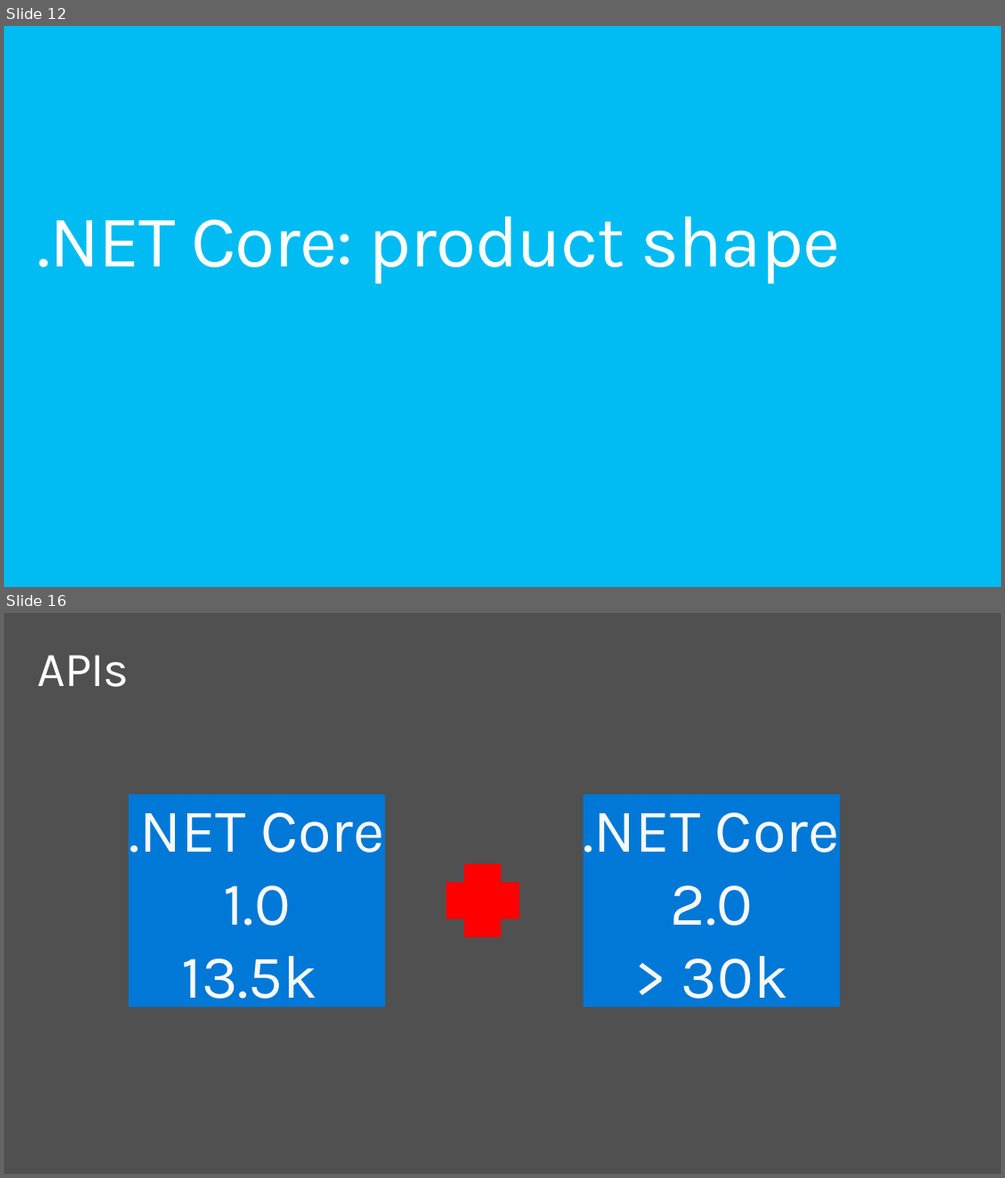
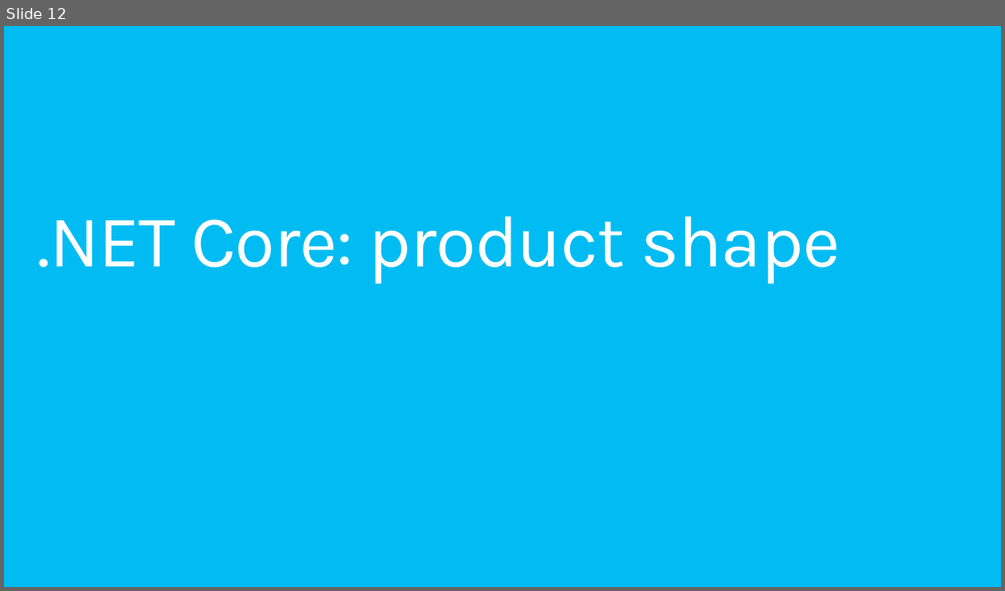
Before and after one commit to dotnet-presentations/dotnetcore-workshop, a slide deck: 1-Overview-Tools-Acquisition/netcore-workshop-overview-tools.pptx. Shown one above the other, each under a label of ours: slides 12 and 16 before the commit, slide 12 after it; the slides between them are not shown. The pictures are 1005x1178 and 1005x591 pixels, drawn with LibreOffice and Linux fonts; fonts in the diff are those of the drawing; background and template pictures are left out. Boxes give left, top, right and bottom in pixels: in the first picture for what was removed or moved away, otherwise in the second. Text is boxed around its words. In the diff, an @@ line names an element or a change of style, - is before the commit and + after.

```diff
--- a/1-Overview-Tools-Acquisition/netcore-workshop-overview-tools.pptx
+++ b/1-Overview-Tools-Acquisition/netcore-workshop-overview-tools.pptx
@@ slide 16 removed at box(4, 613, 1001, 1174), background #505050 @@
@@ title removed at box(38, 655, 129, 687) @@
-APIs
@@ rounded rectangle removed at box(129, 794, 385, 1006) @@
-.NET Core 1.0
-13.5k
@@ rounded rectangle removed at box(583, 794, 840, 1006) @@
-.NET Core 2.0
-> 30k
@@ plus removed at box(446, 864, 519, 937) @@
```
Also in this commit, not shown: 9 slides changed, 5 other slides removed, 1 other file.
